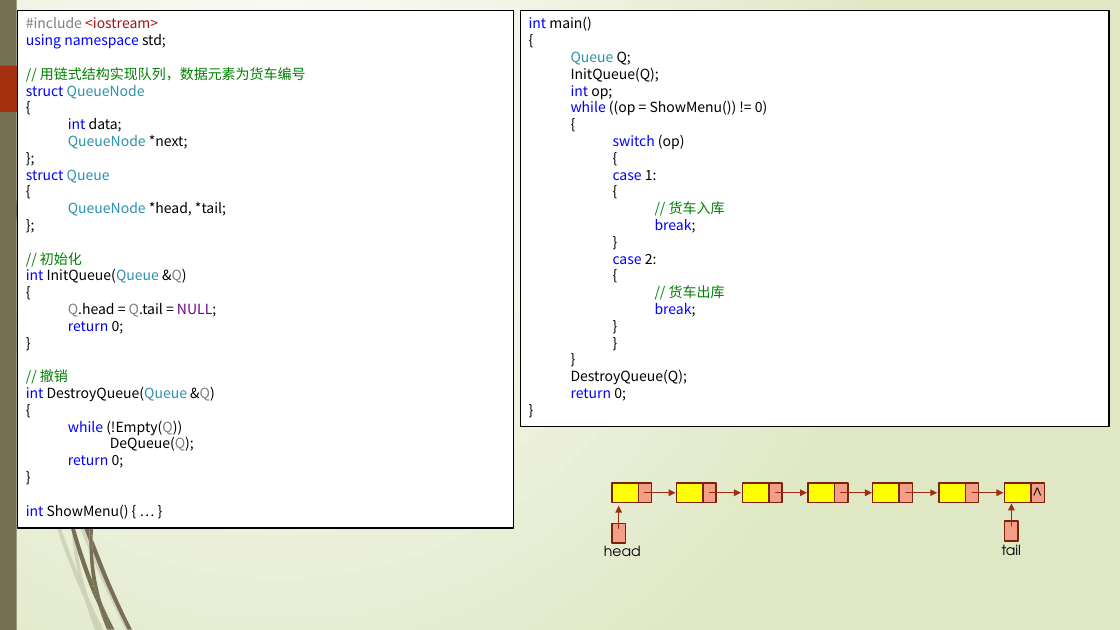
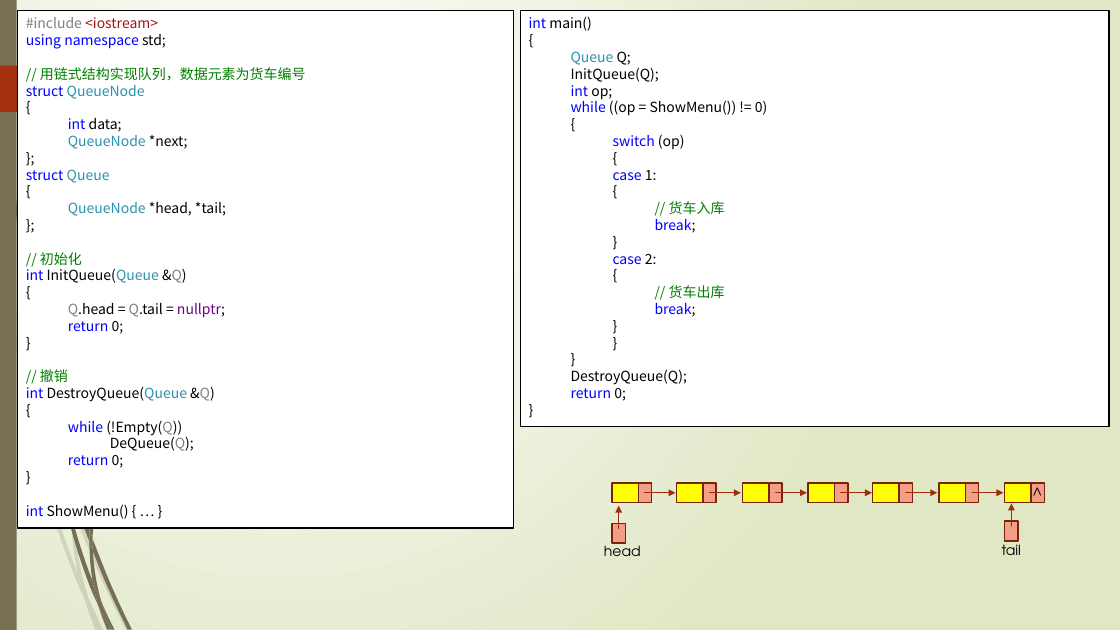
Before and after one commit to TeacherPeng/Datastruct, a slide deck: slide 47 of 教案/第03章 栈与队列.pptx. Drawn at 1120x630 pixels with LibreOffice and Linux fonts; fonts in the diff are those of the drawing. Boxes give left, top, right and bottom in pixels: in the first picture for what was removed or moved away, otherwise in the second. Text is boxed around its words. In the diff, an @@ line names an element or a change of style, - is before the commit and + after.

```diff
--- a/教案/第03章 栈与队列.pptx
+++ b/教案/第03章 栈与队列.pptx
@@ text in rectangle at bbox=[68, 303, 225, 318]: text changed @@
-  Q.head = Q.tail = NULL;
+  Q.head = Q.tail = nullptr;
```
Also in this commit, not shown: 7 other slides changed.
